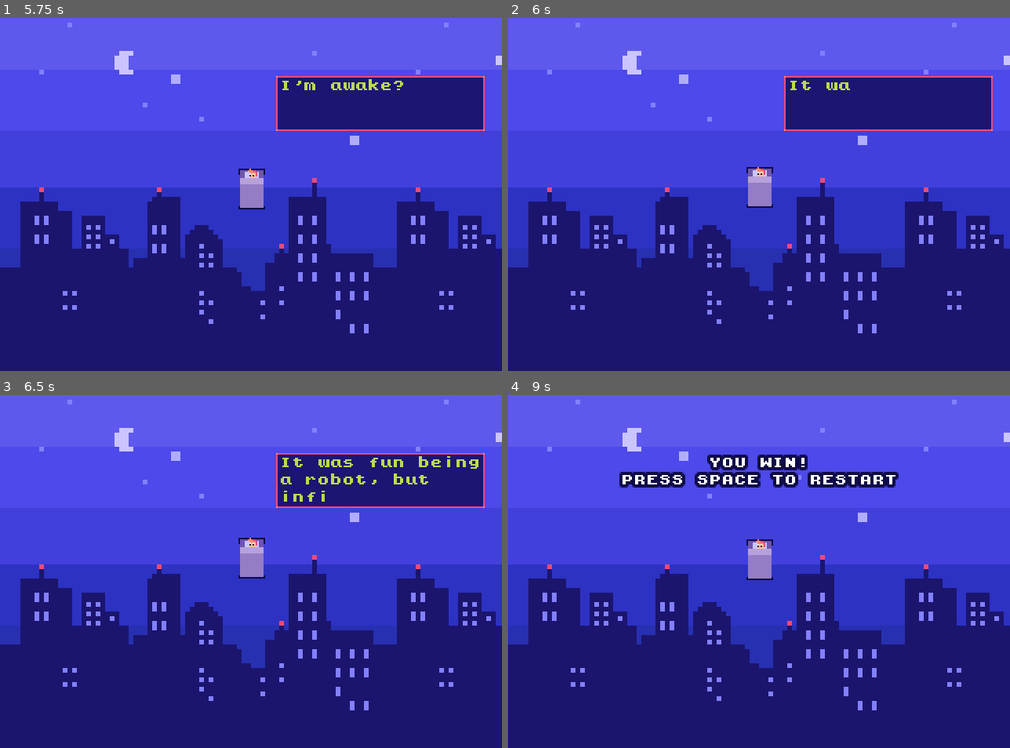
Above: before the commit, frames 1-4 (two rows, left to right).
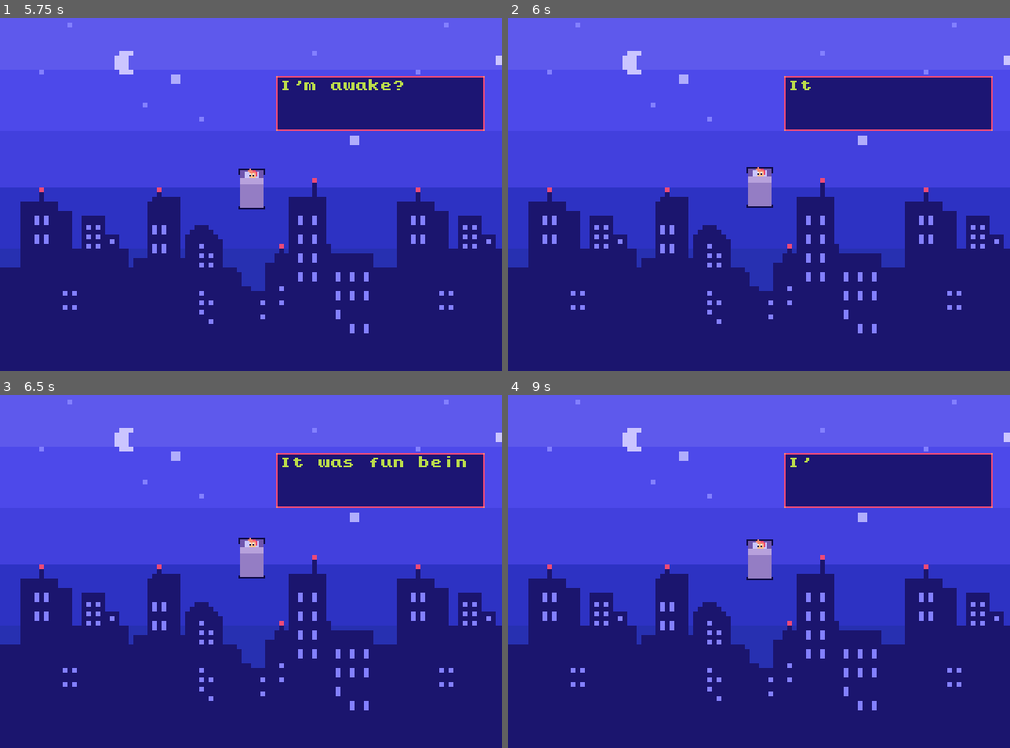
Above: after the commit, the same moments.

Repository: nikolawhallon/RobotDreams
Game: Godot game, scene res://Scenes/Outro.tscn
Same seed, same stepped clock (60 frames per second), same inputs: the game is played once before the commit and once after it. This scene is started directly instead of the project's main scene. Sound files missing from this copy of the repository are replaced by a short silence.
Inputs:
- Up to frame 1 (5.75 s): tap Enter (next) at 0.5, 1.35, 2.85, 4.35 s; hold D 0.53-2.03 s; tap Ctrl (bomb) every 1.5 s from 0.6 to 5.1 s; tap Space (jump) at 0.77, 1.52, 2, 3.02, 3.77, 4.52 s; hold A 2.03-2.78 s; hold D 2.78-4.28 s; hold A 4.28-5.03 s; hold D from 5.03 s (still down)
- Up to frame 2 (6 s): release D at 5.78 s; hold A from 5.78 s (still down); tap Enter (next) at 5.85 s
- Up to frame 3 (6.5 s): keep holding A; tap Space (jump) at 6.02 s
- Up to frame 4 (9 s): tap Ctrl (bomb) at 6.6, 8.1 s; tap Space (jump) at 6.77, 7.52 s; tap Enter (next) at 7.25, 7.35, 8.85 s; release A at 7.28 s; hold D from 7.28 s (still down)

Frame 1 is identical in both runs. In frame 2, less than 0.1% of the frame differs, in the area x 63-69%, y 18-21%; in frame 3, 0.4%; in frame 4, 8.3%, in the area x 22-97%, y 16-32%.

Commit message:
fixed one text field

Diff:
--- a/Scenes/Outro.gd
+++ b/Scenes/Outro.gd
@@ -38,7 +38,7 @@
 		var text_box = load("res://Scenes/TextBox.tscn").instance()
 		add_child(text_box)
 		text_box.global_position = $Bed.global_position + Vector2(16, -64)
-		text_box.initialize(["I'm awake?", "It was fun being a robot, but infinite dreams are scary.", "I'm relieved to be awake!"])
+		text_box.initialize(["I'm awake?", "It was fun being a robot.", "But infinite dreams are scary.", "I'm relieved to be awake!"])
 		text_box.connect("tree_exiting", self, "_on_SecondTextBox_tree_exiting")
 
 func _on_SecondTextBox_tree_exiting():
